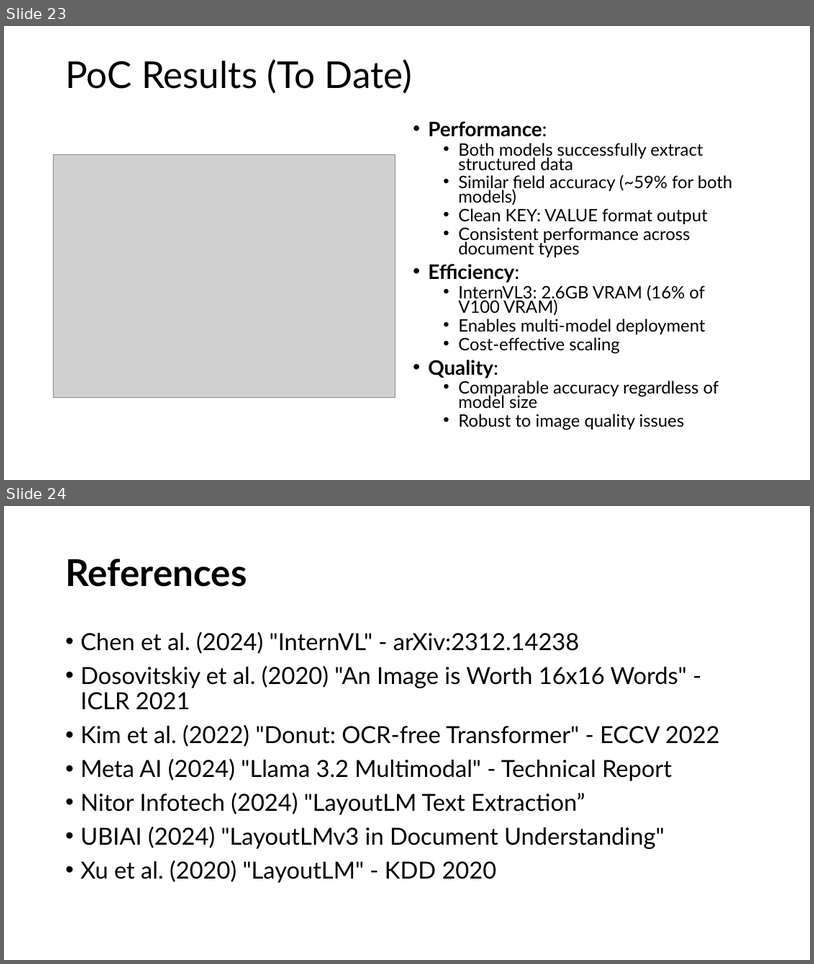
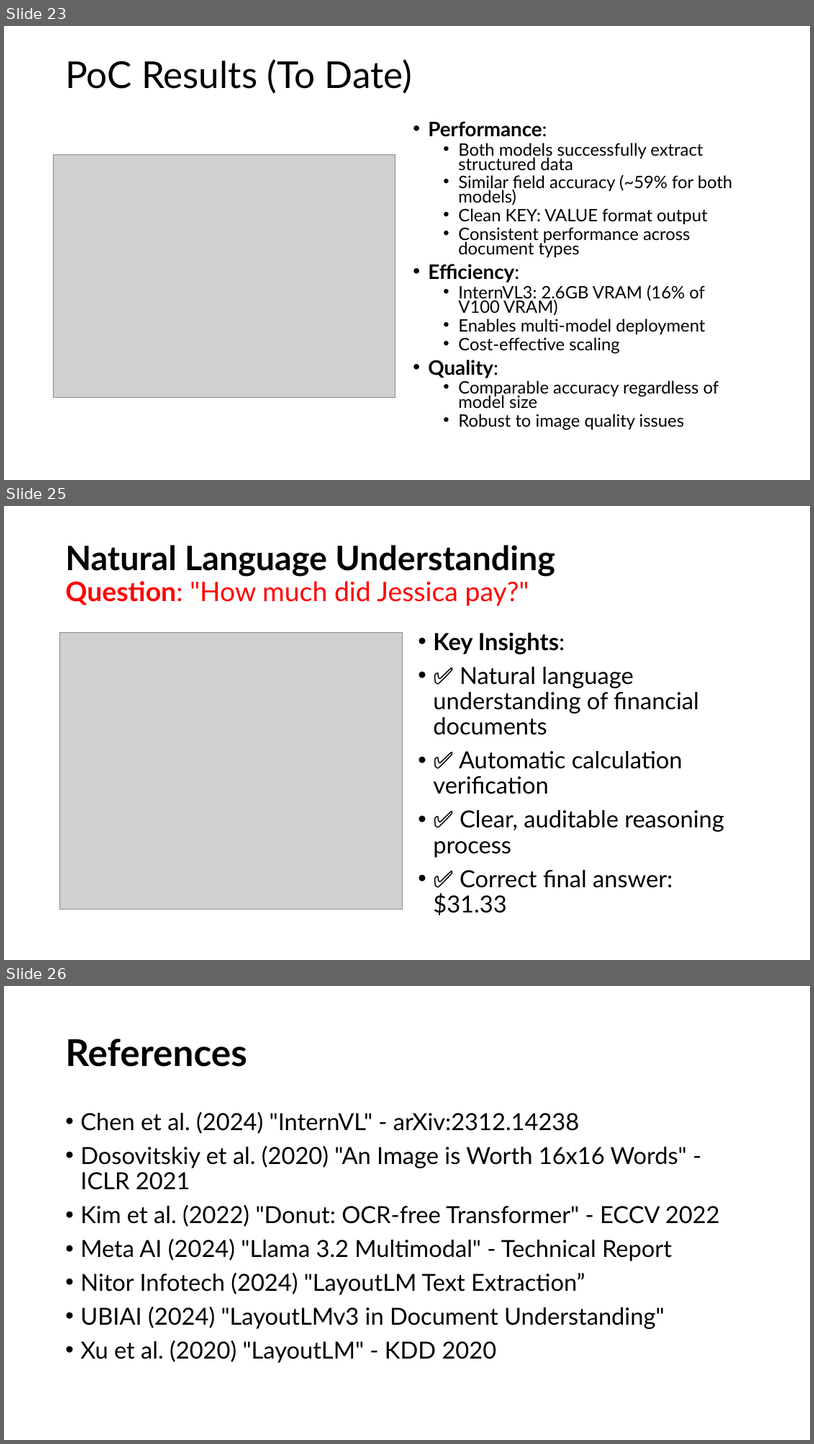
Before and after one commit to tmnestor/unified_vision_processor_minimal, a slide deck: presentation_materials/vision_transformers.pptx. Shown one above the other, each under a label of ours: slides 23 and 24 before the commit, slides 23, 25 and 26 after it; the slides between them are not shown. The pictures are 814x964 and 814x1444 pixels, drawn with LibreOffice and Linux fonts; fonts in the diff are those of the drawing; grey boxes stand for pictures. Boxes give left, top, right and bottom in pixels: in the first picture for what was removed or moved away, otherwise in the second. Text is boxed around its words. In the diff, an @@ line names an element or a change of style, - is before the commit and + after.

```diff
--- a/presentation_materials/vision_transformers.pptx
+++ b/presentation_materials/vision_transformers.pptx
@@ slide 25 added at box(4, 506, 810, 960), background #FFFFFF @@
@@ title added at box(65, 545, 556, 606), 32 pt, text #FF0000, bold @@
+Natural Language Understanding
+Question: "How much did Jessica pay?"
@@ picture added at box(59, 633, 403, 908) @@
@@ text added at box(433, 632, 725, 915), 28 pt, text #000000 @@
+• Key Insights:
+• ✅ Natural language understanding of financial documents
+• ✅ Automatic calculation verification
+• ✅ Clear, auditable reasoning process
+• ✅ Correct final answer: $31.33
@@ what was slide 24 is now slide 26 @@
```
Also in this commit, not shown: 6 slides changed, 1 other slide added.
